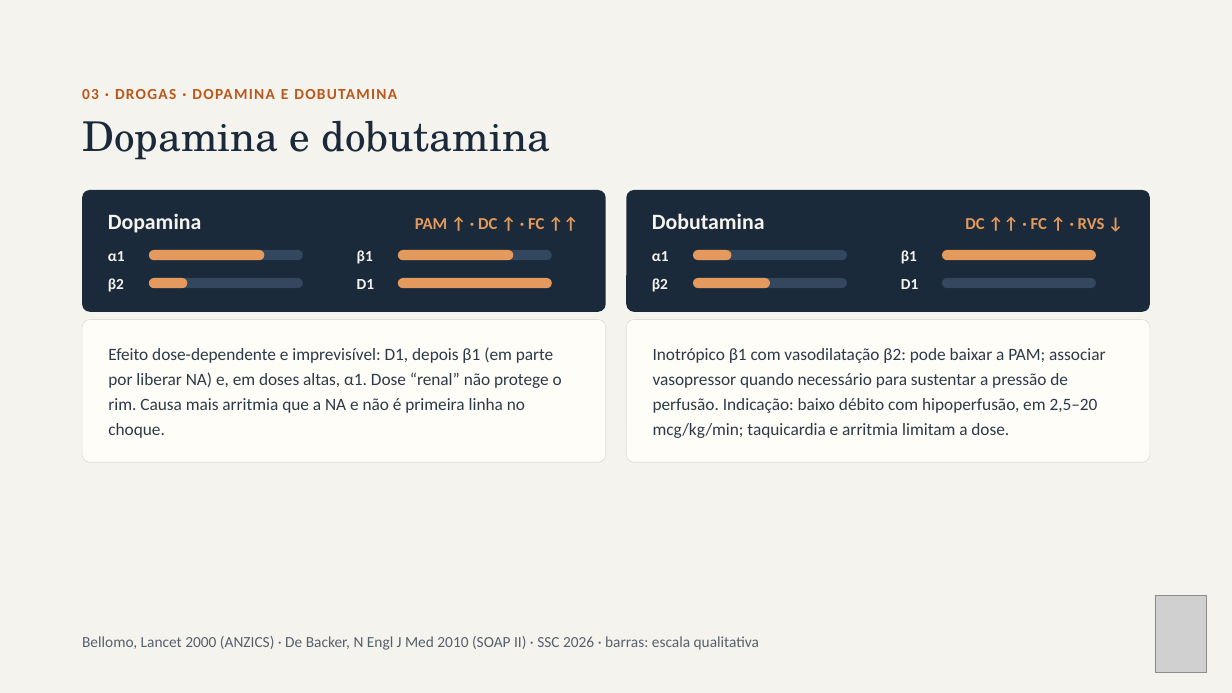
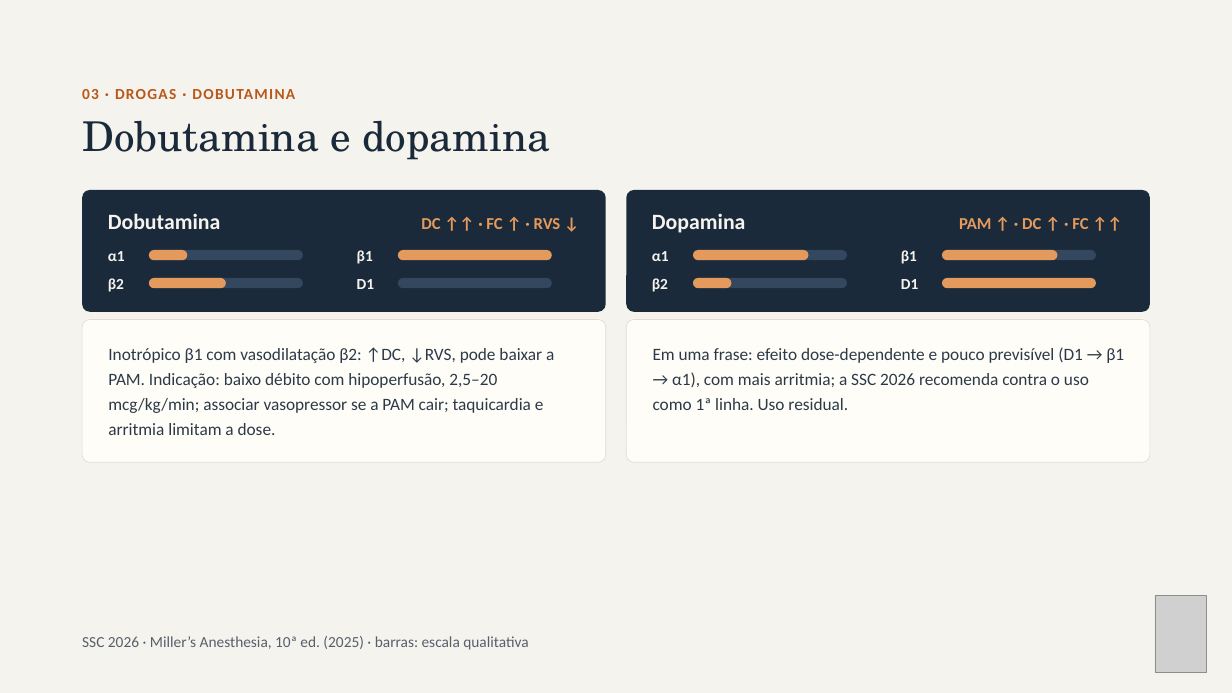
Before and after one commit to brunomoraesdubois-bit/Bruno, a slide deck: slide 8 of apresentacao/Aminas_Vasoativas.pptx (slide 9 before the commit). Drawn at 1232x693 pixels with LibreOffice and Linux fonts; fonts in the diff are those of the drawing; grey boxes stand for pictures. Boxes give left, top, right and bottom in pixels: in the first picture for what was removed or moved away, otherwise in the second. Text is boxed around its words. In the diff, an @@ line names an element or a change of style, - is before the commit and + after.

```diff
--- a/apresentacao/Aminas_Vasoativas.pptx
+++ b/apresentacao/Aminas_Vasoativas.pptx
@@ text at bbox=[82, 89, 295, 99]: text changed @@
-03 · DROGAS · DOPAMINA E DOBUTAMINA
+03 · DROGAS · DOBUTAMINA
@@ title at bbox=[82, 120, 550, 160]: text changed @@
-Dopamina e dobutamina
+Dobutamina e dopamina
@@ text "Dobutamina": place and size @@
-text "Dobutamina" at bbox=[652, 213, 765, 229]
+text "Dobutamina" at bbox=[108, 213, 221, 229]
@@ text "Dopamina": place and size @@
-text "Dopamina" at bbox=[108, 213, 202, 233]
+text "Dopamina" at bbox=[652, 213, 746, 233]
@@ text at bbox=[421, 218, 561, 229]: text changed @@
-PAM ↑ · DC ↑ · FC ↑↑
+DC ↑↑ · FC ↑ · RVS ↓
@@ text at bbox=[959, 218, 1088, 229]: text changed @@
-DC ↑↑ · FC ↑ · RVS ↓
+PAM ↑ · DC ↑ · FC ↑↑
@@ rounded rectangle: place and size @@
-rounded rectangle at bbox=[693, 278, 770, 288]
+rounded rectangle at bbox=[693, 250, 809, 261]
@@ 3 rounded rectangles: place and size @@
-3 rounded rectangles at bbox=[149, 278, 1096, 288]
+3 rounded rectangles at bbox=[149, 250, 1096, 261]
@@ rounded rectangle: place and size @@
-rounded rectangle at bbox=[398, 250, 514, 261]
+rounded rectangle at bbox=[942, 250, 1057, 261]
@@ rounded rectangle: place and size @@
-rounded rectangle at bbox=[149, 250, 264, 261]
+rounded rectangle at bbox=[149, 278, 226, 288]
@@ 3 rounded rectangles: place and size @@
-3 rounded rectangles at bbox=[398, 250, 1096, 261]
+3 rounded rectangles at bbox=[398, 278, 1096, 288]
@@ text at bbox=[108, 347, 554, 435]: text changed @@
-Inotrópico β1 com vasodilatação β2: pode baixar a PAM; associar vasopressor quando necessário para sustentar a pressão de perfusão. Indicação: baixo débito com hipoperfusão, em 2,5–20 mcg/kg/min; taquicardia e arritmia limitam a dose.
+Inotrópico β1 com vasodilatação β2: ↑DC, ↓RVS, pode baixar a PAM. Indicação: baixo débito com hipoperfusão, 2,5–20 mcg/kg/min; associar vasopressor se a PAM cair; taquicardia e arritmia limitam a dose.
@@ text removed at bbox=[108, 347, 562, 438] @@
-Efeito dose-dependente e imprevisível: D1, depois β1 (em parte por liberar NA) e, em doses altas, α1. Dose “renal” não protege o rim. Causa mais arritmia que a NA e não é primeira linha no choque.
@@ text added at bbox=[653, 347, 1124, 410], 13.5 pt, text #2C3A48 @@
+Em uma frase: efeito dose-dependente e pouco previsível (D1 → β1 → α1), com mais arritmia; a SSC 2026 recomenda contra o uso como 1ª linha. Uso residual.
@@ text at bbox=[82, 636, 528, 650]: text changed @@
-Bellomo, Lancet 2000 (ANZICS) · De Backer, N Engl J Med 2010 (SOAP II) · SSC 2026 · barras: escala qualitativa
+SSC 2026 · Miller’s Anesthesia, 10ª ed. (2025) · barras: escala qualitativa
```
Also in this commit, not shown: 16 other slides changed, 26 other files.
